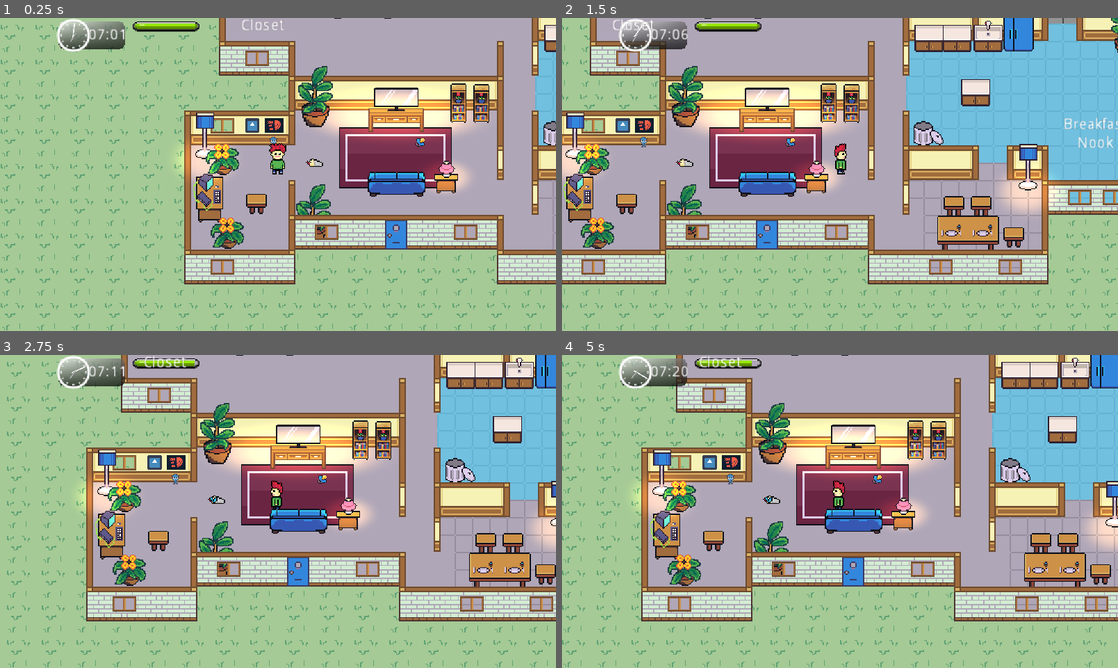
Above: before the commit, frames 1-4 (two rows, left to right).
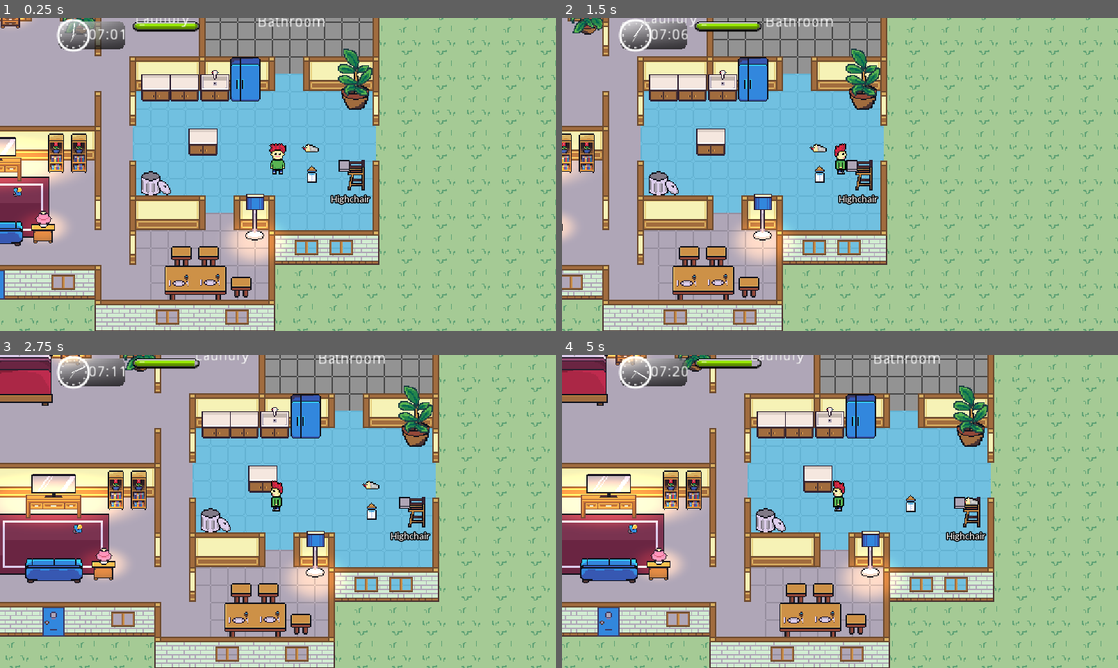
Above: after the commit, the same moments.

Repository: kevinms/godot-wild-jam-24
Game: Godot game, scene res://HouseV2.tscn
Same seed, same stepped clock (60 frames per second), same inputs: the game is played once before the commit and once after it. The engine's default icon, where the game draws it, is replaced by a stand-in: a white triangle on a blue panel in a dark square. Sound files missing from this copy of the repository are replaced by a short silence.
Inputs:
- Up to frame 1 (0.25 s): no input
- Up to frame 2 (1.5 s): tap Enter (ui_accept) at 0.5, 1.35 s; hold Enter (ui_accept) 0.53-1.28 s; hold Right (ui_right) from 0.53 s (still down)
- Up to frame 3 (2.75 s): tap Enter (ui_accept) at 1.52, 1.82 s; release Right (ui_right) at 2.03 s; hold Left (ui_left) from 2.03 s (still down); hold Enter (ui_accept) from 2.03 s (still down)
- Up to frame 4 (5 s): release Left (ui_left) at 2.78 s; release Enter (ui_accept) at 2.78 s; hold Right (ui_right) 2.78-4.28 s; tap Enter (ui_accept) at 2.85, 3.02, 3.32, 4.35, 4.52, 4.82 s; hold Enter (ui_accept) 3.53-4.28 s; tap Escape (ui_cancel) at 4.15 s; hold Left (ui_left) from 4.28 s (still down)

The runs differ from the first frame. In frame 1, 86% of the frame differs, in the area x 0-100%, y 0-100%; in frame 2, 82%; in frame 3, 84%; in frame 4, 84%.

Commit message:
Integrated baby feeding mini game into the house!!! There are now 4 mini games... wow!

Diff:
--- a/Characters/Baby.tscn
+++ b/Characters/Baby.tscn
@@ -155,6 +155,7 @@
 visible = false
 position = Vector2( -3.69894, -9.36442 )
 frames = SubResource( 8 )
+frame = 5
 playing = true
 
 [node name="PoopAudio" type="AudioStreamPlayer2D" parent="."]
@@ -165,7 +166,7 @@
 position = Vector2( -4.625, -15.125 )
 rotation = -0.523759
 frames = SubResource( 15 )
-frame = 2
+frame = 1
 playing = true
 
 [node name="Snot" type="Position2D" parent="SleepEffect"]
--- a/Furniture/BabyBottle.tscn
+++ b/Furniture/BabyBottle.tscn
@@ -7,6 +7,7 @@
 height = 8.375
 
 [node name="BabyBottle" type="Area2D" groups=[
+"babyfood",
 "pickupable",
 ]]
 collision_layer = 2
--- /dev/null
+++ b/Furniture/Highchair.tscn
@@ -0,0 +1,53 @@
+[gd_scene load_steps=7 format=2]
+
+[ext_resource path="res://Furniture/Assets/highchair-back.png" type="Texture" id=1]
+[ext_resource path="res://Fonts/carlito/Carlito-Regular.ttf" type="DynamicFontData" id=2]
+[ext_resource path="res://Interactions/Highchair.gd" type="Script" id=3]
+[ext_resource path="res://Furniture/Assets/highchair-front.png" type="Texture" id=4]
+
+[sub_resource type="RectangleShape2D" id=3]
+extents = Vector2( 12.7659, 11.4553 )
+
+[sub_resource type="DynamicFont" id=2]
+size = 10
+outline_size = 1
+outline_color = Color( 0, 0, 0, 1 )
+font_data = ExtResource( 2 )
+
+[node name="Highchair" type="KinematicBody2D" groups=[
+"container",
+]]
+collision_layer = 3
+collision_mask = 3
+script = ExtResource( 3 )
+
+[node name="CollisionShape2D" type="CollisionShape2D" parent="."]
+position = Vector2( 3.32362, -12.9472 )
+rotation = 1.5708
+shape = SubResource( 3 )
+
+[node name="ChairBack" type="Sprite" parent="."]
+position = Vector2( -0.496063, -16.2709 )
+texture = ExtResource( 1 )
+
+[node name="BabyPosition" type="Position2D" parent="."]
+position = Vector2( 6.74646, -19.5449 )
+
+[node name="ChairFront" type="Sprite" parent="."]
+position = Vector2( -0.496063, -16.2709 )
+texture = ExtResource( 4 )
+
+[node name="FoodPosition" type="Position2D" parent="."]
+position = Vector2( -5.70472, -26.5394 )
+
+[node name="Label" type="Label" parent="."]
+margin_left = -30.2598
+margin_top = 2.77795
+margin_right = 32.7402
+margin_bottom = 18.778
+custom_fonts/font = SubResource( 2 )
+text = "Highchair"
+align = 1
+__meta__ = {
+"_edit_use_anchors_": false
+}
--- a/HouseV2.tscn
+++ b/HouseV2.tscn
@@ -34,6 +34,9 @@
 [ext_resource path="res://Furniture/DirtyDiaper.tscn" type="PackedScene" id=32]
 [ext_resource path="res://Interactions/TrashThrowing.tscn" type="PackedScene" id=33]
 [ext_resource path="res://Interactions/FridgeMinigame/FridgeMinigame.tscn" type="PackedScene" id=34]
+[ext_resource path="res://Furniture/Highchair.tscn" type="PackedScene" id=35]
+[ext_resource path="res://Furniture/BabyBottle.tscn" type="PackedScene" id=36]
+[ext_resource path="res://Interactions/FeedBabyMinigame/FeedBabyMinigame.tscn" type="PackedScene" id=37]
 
 [sub_resource type="TileSet" id=1]
 0/name = "floor-tiles-v2.png 0"
@@ -377,6 +380,35 @@
 } ]
 0/z_index = 0
 
+[sub_resource type="Animation" id=37]
+resource_name = "StartFeedBabyMinigame"
+length = 0.5
+step = 0.01
+tracks/0/type = "value"
+tracks/0/path = NodePath("FeedBabyMinigame:position")
+tracks/0/interp = 2
+tracks/0/loop_wrap = true
+tracks/0/imported = false
+tracks/0/enabled = true
+tracks/0/keys = {
+"times": PoolRealArray( 0, 0.3, 0.4, 0.5 ),
+"transitions": PoolRealArray( 1, 1, 1, 1 ),
+"update": 0,
+"values": [ Vector2( 0, 210 ), Vector2( 0, 0 ), Vector2( 0, -30 ), Vector2( 0, 0 ) ]
+}
+tracks/1/type = "value"
+tracks/1/path = NodePath("FeedBabyMinigame:visible")
+tracks/1/interp = 1
+tracks/1/loop_wrap = true
+tracks/1/imported = false
+tracks/1/enabled = true
+tracks/1/keys = {
+"times": PoolRealArray( 0, 0.01 ),
+"transitions": PoolRealArray( 1, 1 ),
+"update": 1,
+"values": [ false, true ]
+}
+
 [sub_resource type="Animation" id=36]
 resource_name = "StartFridgeMinigame"
 length = 0.5
@@ -460,11 +492,14 @@
 tile_data = PoolIntArray( -393208, 0, 196610, -393207, 0, 65539, -393206, 0, 65540, -393205, 0, 65539, -393204, 0, 6553 …(1897 unchanged characters)…
 
 [node name="Baby" parent="YSort" instance=ExtResource( 19 )]
-position = Vector2( 101.106, 148.577 )
+position = Vector2( 468.157, 89.2938 )
 collision_mask = 2
 
+[node name="BabyBottle" parent="YSort" instance=ExtResource( 36 )]
+position = Vector2( 468.8, 116.464 )
+
 [node name="Player" parent="YSort" instance=ExtResource( 4 )]
-position = Vector2( 67.0002, 154.598 )
+position = Vector2( 437.836, 108.769 )
 
 [node name="Camera2D" type="Camera2D" parent="YSort/Player"]
 current = true
@@ -482,10 +517,16 @@
 
 [node name="FridgeMinigame" parent="YSort/Player/Camera2D" instance=ExtResource( 34 )]
 visible = false
-position = Vector2( 5.56146, 370.986 )
+position = Vector2( 5.55508, 376.024 )
 z_index = 200
 
+[node name="FeedBabyMinigame" parent="YSort/Player/Camera2D" instance=ExtResource( 37 )]
+visible = false
+position = Vector2( 0, 210 )
+z_index = 200
+
 [node name="StartMinigameAnimation" type="AnimationPlayer" parent="YSort/Player/Camera2D"]
+anims/StartFeedBabyMinigame = SubResource( 37 )
 anims/StartFridgeMinigame = SubResource( 36 )
 anims/StartTrashThrowing = SubResource( 35 )
 
@@ -620,6 +661,9 @@
 
 [node name="DirtyDiaper" parent="YSort" instance=ExtResource( 32 )]
 position = Vector2( 336.266, -128.986 )
+
+[node name="Highchair" parent="YSort" instance=ExtResource( 35 )]
+position = Vector2( 502.434, 123.487 )
 
 [node name="Label7" type="Label" parent="."]
 margin_left = 278.346
@@ -664,15 +708,3 @@
 __meta__ = {
 "_edit_use_anchors_": false
 }
-
-[node name="Label8" type="Label" parent="."]
-margin_left = 424.564
-margin_top = 101.512
-margin_right = 531.564
-margin_bottom = 115.512
-text = "Breakfast
-Nook"
-align = 1
-__meta__ = {
-"_edit_use_anchors_": false
-}
--- a/Interactions/FeedBabyMinigame/BottleArm.gd
+++ b/Interactions/FeedBabyMinigame/BottleArm.gd
@@ -5,10 +5,16 @@
 var attack_speed = 500
 var attack_pos: Vector2
 
+onready var initial_pos = position
+
 enum State {
 	POSITION, ATTACK, RETREAT
 }
 var state = State.POSITION
+
+func reset():
+	state = State.POSITION
+	position = initial_pos
 
 func _physics_process(delta):
 	match state:
--- a/Interactions/FeedBabyMinigame/FeedBabyMinigame.gd
+++ b/Interactions/FeedBabyMinigame/FeedBabyMinigame.gd
@@ -4,6 +4,9 @@
 
 func start():
 	active = true
+	$BottleArm.reset()
+	$ArmAnimation.play("Wave")
+	$JawAnimation.play("Move")
 
 func stop():
 	$ArmAnimation.stop()
@@ -17,7 +20,7 @@
 	$ArmSwingTimer.start()
 
 func _on_JawAnimation_animation_finished(anim_name):
-	$JawOpenTimer.wait_time = rand_range(0.1, 2.0)
+	$JawOpenTimer.wait_time = rand_range(0.1, 1.5)
 	$JawOpenTimer.start()
 
 func _on_ArmSwingTimer_timeout():
@@ -27,7 +30,7 @@
 
 func _on_JawOpenTimer_timeout():
 	# Play again with a random speed.
-	$JawAnimation.playback_speed = rand_range(0.5, 3.0)
+	$JawAnimation.playback_speed = rand_range(0.5, 1.5)
 	$JawAnimation.play("Move")
 
 
--- a/Interactions/FeedBabyMinigame/FeedBabyMinigame.tscn
+++ b/Interactions/FeedBabyMinigame/FeedBabyMinigame.tscn
@@ -130,9 +130,6 @@
 [node name="FeedBabyMinigame" type="Node2D"]
 script = ExtResource( 5 )
 
-[node name="Camera2D" type="Camera2D" parent="."]
-current = true
-
 [node name="AnimationPlayer" type="AnimationPlayer" parent="."]
 autoplay = "pulse"
 anims/pulse = SubResource( 16 )
@@ -140,13 +137,13 @@
 [node name="Up" type="Sprite" parent="AnimationPlayer"]
 position = Vector2( -219.962, -93.088 )
 rotation = 3.14159
-scale = Vector2( 1.74279, 1.74279 )
+scale = Vector2( 1.87655, 1.87655 )
 z_index = -1
 texture = ExtResource( 7 )
 
 [node name="Down" type="Sprite" parent="AnimationPlayer"]
 position = Vector2( -219.962, 109.553 )
-scale = Vector2( 1.74253, 1.74253 )
+scale = Vector2( 1.87641, 1.87641 )
 z_index = -1
 texture = ExtResource( 7 )
 
--- /dev/null
+++ b/Interactions/Highchair.gd
@@ -0,0 +1,92 @@
+extends KinematicBody2D
+
+var baby = null
+var food = null
+var baby_layer_save = 0
+var food_layer_save = 0
+var baby_mask_save = 0
+var food_mask_save = 0
+
+var minigame_active = false
+
+onready var player = Helper.get_player()
+onready var minigame = get_tree().get_root().find_node("FeedBabyMinigame", true, false)
+onready var animation: AnimationPlayer = get_tree().get_root().find_node("StartMinigameAnimation", true, false)
+
+func store_item(object) -> bool:
+	if object == null:
+		return false
+
+	if object.is_in_group("baby"):
+		baby = object
+		$BabyPosition.add_child(object)
+		object.position = Vector2.ZERO
+		baby_layer_save = object.collision_layer
+		object.collision_layer = 0
+		object.collision_mask = 0
+	elif food:
+		# We already have something in the food slot.
+		return false
+	else:
+		food = object
+		$FoodPosition.add_child(object)
+		object.position = Vector2.ZERO
+		food_layer_save = object.collision_layer
+		object.collision_layer = 0
+		object.collision_mask = 0
+
+	if baby and food and food.is_in_group("babyfood"):
+		start_minigame()
+
+	return true
+
+func remove_item() -> Node:
+	if food:
+		var item = food
+		$FoodPosition.remove_child(food)
+		food.collision_layer = food_layer_save
+		food.collision_mask = food_mask_save
+		food = null
+		return item
+
+	if baby:
+		var item = baby
+		$BabyPosition.remove_child(baby)
+		baby.collision_layer = baby_layer_save
+		baby.collision_mask = baby_mask_save
+		baby = null
+		return item
+
+	return null
+
+func start_minigame():
+	player.state = player.State.MINIGAME
+
+	minigame.start()
+	animation.play("StartFeedBabyMinigame")
+
+	minigame_active = true
+
+func stop_minigame():
+	player.state = player.State.NORMAL
+
+	minigame.stop()
+	animation.play_backwards("StartFeedBabyMinigame")
+
+	minigame_active = false
+
+func _process(delta):
+	if !minigame_active:
+		return
+
+	if Input.is_action_just_released("ui_cancel"):
+		# The player decided to not finish the mini game so they get an item back.
+		var item = remove_item()
+		player.store_item(item)
+
+		stop_minigame()
+		return
+
+	if !minigame.active:
+		# The player completed the mini game.
+		stop_minigame()
--- a/Player.gd
+++ b/Player.gd
@@ -51,6 +51,13 @@
 		get_parent().add_child(item)
 		item.position = position + Vector2.DOWN
 		return true
+
+	# Try to pick up objects from a container
+	for object in objectsInFront:
+		if object.is_in_group("container"):
+			var item = object.remove_item()
+			store_item(item)
+			return true
 
 	# Try to pick up objects in front of us.
 	for object in objectsInFront:
Binary file added: Furniture/Assets/highchair-back.png
Not shown, added: Furniture/Assets/highchair-back.png.import
Binary file added: Furniture/Assets/highchair-front.png
Not shown, added: Furniture/Assets/highchair-front.png.import
Binary file added: Furniture/Assets/highchair-tray.png
Not shown, added: Furniture/Assets/highchair-tray.png.import
Binary file added: Furniture/Assets/highchair.png
Not shown, added: Furniture/Assets/highchair.png.import
Not shown: 1 places in HouseV2.tscn that only renumber resources
Not shown, added: Furniture/Assets/highchair.xcf
